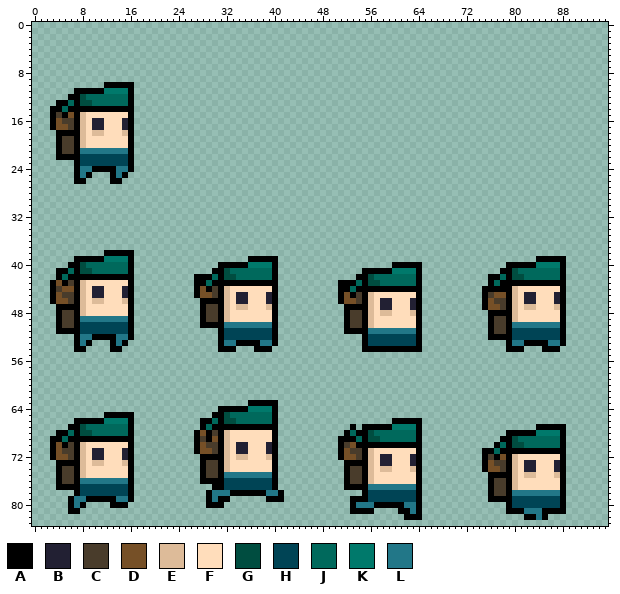
Sprite sheet, stored at Treasure Tower/Assets/Sprites/player_half_armor.png. The first picture shows the starting point.
The file is 96x84 pixels. Colours within 5 levels of each other are drawn and written as one.
Palette (. is transparent): A #000000  B #222033  C #493c2b  D #765027  E #ddbb99  F #ffddbb  G #004d40  H #004455  J #00695c  K #00796b  L #227788
Pixels before (only the part around the change), first column x 2:
10 ..........AAAAA...........................................................................
11 .....AAAAAKKKKA...........................................................................
12 ....AAGJJJJJJJA...........................................................................
13 ..AAJAGGJJJJJJA...........................................................................
14 .AAJAAAAAAAAAAA...........................................................................
15 .ACADAEFFFFFFFA...........................................................................
16 .ADCCAEFBBFFFBA...........................................................................
17 .ADDCAEFBBFFFBA...........................................................................
18 ..AAAAEFEEFFFEA...........................................................................
19 ..ACCAEFFFFFFFA...........................................................................
20 ..ACCAEFFFFFFFA...........................................................................
21 ..ACCALLLLLLLLA...........................................................................
22 ..AAAAHHHHHHHHA...........................................................................
23 .....AHHHHHHHHA...........................................................................
24 .....ALLAAAALLA...........................................................................
25 .....ALA...ALA............................................................................
26 .....AA....AA.............................................................................
27 ..........................................................................................
28 ..........................................................................................
29 ..........................................................................................
30 ..........................................................................................
31 ..........................................................................................
32 ..........................................................................................
33 ..........................................................................................
34 ..........................................................................................
35 ..........................................................................................
36 ..........................................................................................
37 ..........................................................................................
38 ..........AAAAA...........................................................................
39 .....AAAAAKKKKA...................AAAAA...........................................AAAAA...
40 ....AAGJJJJJJJA..............AAAAAKKKKA...................AAAAA..............AAAAAKKKKA...
41 ..AAJAGGJJJJJJA.............AAGJJJJJJJA..............AAAAAKKKKA.............AAGJJJJJJJA...
42 ..AJAAAAAAAAAAA..........AAAJAGGJJJJJJA.............AAGJJJJJJJA...........AAJAGGJJJJJJA...
43 .ADACAEFFFFFFFA..........AAJAAAAAAAAAAA..........AAAJAGGJJJJJJA...........AJAAAAAAAAAAA...
44 .ACDDAEFBBFFFBA..........ADACAEFFFFFFFA..........AAJAAAAAAAAAAA..........AAAAAEFFFFFFFA...
45 .ADCCAEFBBFFFBA..........ADDCAEFBBFFFBA..........ADACAEFFFFFFFA..........ACDDAEFBBFFFBA...
46 .ADDCAEFEEFFFEA...........AAAAEFBBFFFBA..........ADDCAEFBBFFFBA..........ADCCAEFBBFFFBA...
47 ..AAAAEFFFFFFFA...........ACCAEFEEFFFEA...........AAAAEFBBFFFBA..........ADDCAEFEEFFFEA...
48 ..ACCAEFFFFFFFA...........ACCAEFFFFFFFA...........ACCAEFEEFFFEA...........AAAAEFFFFFFFA...
49 ..ACCALLLLLLLLA...........ACCAEFFFFFFFA...........ACCAEFFFFFFFA...........ACCAEFFFFFFFA...
50 ..ACCAHHHHHHHHA...........AAAALLLLLLLLA...........ACCAEFFFFFFFA...........ACCALLLLLLLLA...
51 ..AAAAHHHHHHHHA..............AHHHHHHHHA...........AAAALLLLLLLLA...........ACCAHHHHHHHHA...
52 .....ALLAAAALLA..............AHHHHHHHHA..............AHHHHHHHHA...........AAAAHHHHHHHHA...
53 .....ALA...ALA...............ALLAAAALLA..............AHHHHHHHHA..............ALLAAAALLA...
54 .....AA....AA................AAA...AAA...............AAAAAAAAAA..............AAA...AAA....
55 ..........................................................................................
56 ..........................................................................................
57 ..........................................................................................
58 ..........................................................................................
59 ..........................................................................................
60 ..........................................................................................
61 ..........................................................................................
62 ..........................................................................................
63 ..................................AAAAA...................................................
64 .............................AAAAAKKKKA...................................................
65 ..........AAAAA.............AAGJJJJJJJA...................................................
66 .....AAAAAKKKKA...........AAJAGGJJJJJJA...................AAAAA...........................
67 ....AAGJJJJJJJA...........AJAAAAAAAAAAA............A.AAAAAKKKKA...................AAAAA...
68 ..AAJAGGJJJJJJA..........ADACAEFFFFFFFA...........AJAAGJJJJJJJA..............AAAAAKKKKA...
69 .AAJAAAAAAAAAAA..........ACADAEFFFFFFFA..........AAAJAGGJJJJJJA.............AAGJJJJJJJA...
70 .ADACAEFFFFFFFA..........ADCCAEFBBFFFBA..........ACDAAAAAAAAAAA............AJAGGJJJJJJA...
71 .ADCCAEFBBFFFBA..........ADDCAEFBBFFFBA..........ADCCAEFFFFFFFA..........AAJAAAAAAAAAAA...
72 .ADDCAEFBBFFFBA...........AAAAEFEEFFFEA..........ADDCAEFBBFFFBA..........ACADAEFFFFFFFA...
73 ..AAAAEFEEFFFEA...........ACCAEFFFFFFFA...........AAAAEFBBFFFBA..........ADCCAEFBBFFFBA...
74 ..ACCAEFFFFFFFA...........ACCAEFFFFFFFA...........ACCAEFEEFFFEA..........ADDCAEFBBFFFBA...
75 ..ACCAEFFFFFFFA...........ACCALLLLLLLLA...........ACCAEFFFFFFFA...........AAAAEFEEFFFEA...
76 ..ACCALLLLLLLLA...........AAAAHHHHHHHHA...........ACCAEFFFFFFFA...........ACCAEFFFFFFFA...
77 ..AAAAHHHHHHHHA.............AAHHHHHHHHA...........AAAALLLLLLLLA...........ACCAEFFFFFFFA...
78 .....AHHHHHHHHA............ALLLAAAAAALLA.............AHHHHHHHHA...........ACCALLLLLLLLA...
79 ....ALLAAAAALLA............ALAA......AAA...........AAAHHHHHHHHA...........AAAAHHHHHHHHA...
80 ....ALA....AAA.............AAA.....................ALLLAAAAALLA..............AHHHHHHHHA...
81 ....AA.............................................AAAA....AALA..............AAALLLAAAA...
82 ............................................................AAA.................AALA......
83 ..........................................................................................
After the commit:
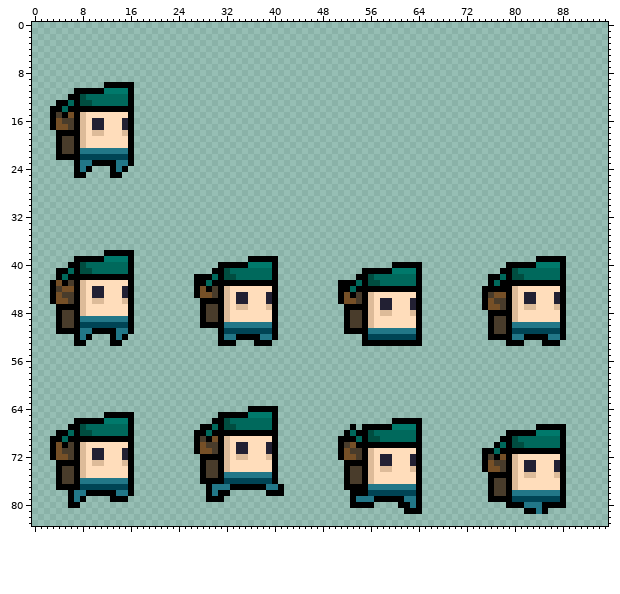
From old to new:
The edit adds colour A in row 77 at x 29 and 41; in row 78 at x 6 and 53 to 54.
Colour C gives way to colour A in row 68 at x 30.
Colour D gives way to colour A in row 68 at x 28.
Colour E gives way to colour A in row 68 at x 32.
Colour F gives way to colour A in row 68 at x 33 to 39.
Colour G gives way to colour A in row 65 at x 32.
Colour H gives way to colour A in row 23 at x 10 to 13; in row 51 at x 10 to 13; in row 52 at x 34 to 37 and 82 to 85; in row 53 at x 56 to 63; in row 77 at x 33 to 38; in row 78 at x 9 to 13.
Colour H gives way to colour A in row 79 at x 57 to 61; in row 80 at x 80 to 81 and 85 to 87.
Colour J gives way to colour A in row 65 at x 33 to 35; in row 66 at x 30; in row 67 at x 29.
Colour K gives way to colour A in row 64 at x 36 to 39.
Colour L gives way to colour A in row 24 at x 9 and 15; in row 25 at x 8 and 14; in row 52 at x 9 and 15; in row 53 at x 8, 14, 32 to 33, 38 to 39, 80 to 81 and 86 to 87; in row 78 at x 31 to 32 and 39 to 40; in row 79 at x 8, 14 to 15 and 30.
Colour L gives way to colour A in row 80 at x 7, 54 to 56 and 62; in row 81 at x 63 and 82 to 83.
Colour A gives way to colour G in row 67 at x 32 to 33.
Colour A gives way to colour J in row 67 at x 30 and 34 to 39; in row 68 at x 29.
Colour G gives way to colour J in row 66 at x 33.
Colour J gives way to colour K in row 65 at x 36 to 39.
Colour A gives way to colour L in row 77 at x 30 to 31 and 40; in row 78 at x 7; in row 79 at x 54 to 55.
Colour H gives way to colour L in row 23 at x 8 to 9 and 14 to 15; in row 51 at x 8 to 9 and 14 to 15; in row 52 at x 32 to 33, 38 to 39, 80 to 81 and 86 to 87; in row 77 at x 32 and 39; in row 78 at x 8 and 14 to 15; in row 79 at x 56 and 62 to 63.
Colour H gives way to colour L in row 80 at x 82 to 84.
Colour A is removed in row 24 at x 10 to 12 and 16; in row 25 at x 9 and 15; in row 26 at x 7 to 8 and 13 to 14; in row 52 at x 10 to 12 and 16; in row 53 at x 9, 15, 34 to 36, 40, 82 to 84 and 88; in row 54 at x 7 to 8, 13 to 14, 31 to 33, 37 to 39, 55 to 64, 79 to 81 and 85 to 87.
Colour A is removed in row 63 at x 36 to 40; in row 64 at x 31 to 35; in row 65 at x 30; in row 66 at x 28 to 29; in row 78 at x 33 to 38; in row 79 at x 9 to 12, 16, 32 and 39 to 41.
Colour A is removed in row 80 at x 8, 13 to 15, 29 to 31 and 57 to 60; in row 81 at x 6 to 7, 53 to 56, 61, 79 to 81 and 86 to 88; in row 82 at x 62 to 64, 82 to 83 and 85.
Colour L is removed in row 82 at x 84.
